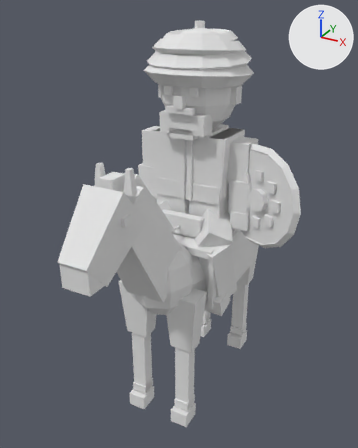
A saved change to the glTF model sample_project/assets/3d/units/ottomans/cavalry.glb.
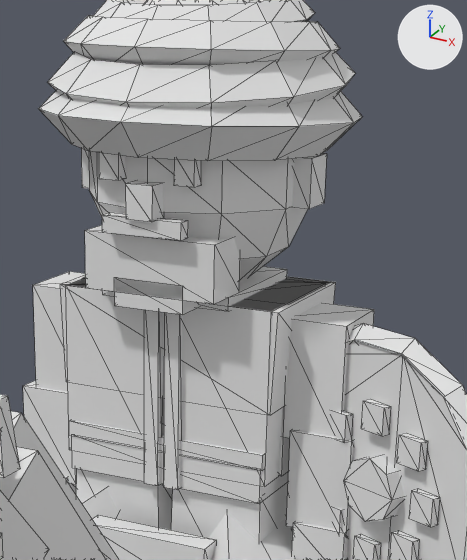
Each version is shown whole from a camera (50 mm lens) standing at (1.42, -2.84, 2.64) and looking at (0.0, -0.25, 1.34), then close up on the part from 36% to 81% of the width and 7% to 50% of the height. The lights are fixed; the arrows at upper right show +X, +Y and +Z. The last two pictures show the newer version. The close-ups show mesh edges as thin lines. Vertices at exactly the same position are counted once.

In view in the first close-up: 'Body'.
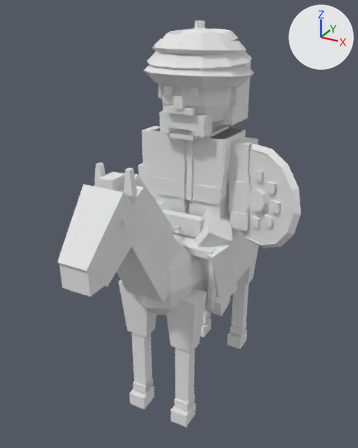
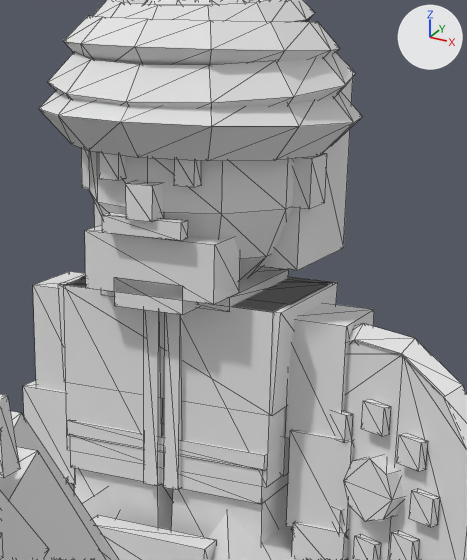
The edits, one by one:
me_body is used by ob_body; location (0.0, 0.0, 0.0).
me_body had 1189 vertices, 2018 faces and spanned x -0.43..0.77, y -1.29..0.92, z 0.0..2.56.
me_body now has 1228 vertices, 2088 faces and spans x -0.43..0.77, y -1.29..0.92, z 0.0..2.56.
me_body part 1: a new loose piece, a box spanning x -0.24..0.24, y -0.03..0.23, z 1.97..2.35, in mat_pe_unitpalette (white #e7e7e7).
Part 2, on me_body:
8 vertices are removed from x -0.23..0.23, y -0.16..0.16, z 1.49..1.57.
22 faces are deleted.
8 vertices are added at x -0.24..0.24, y -0.16..0.16, z 1.49..1.57.
22 new faces join them.
Other edits to the shape of me_body do not show in these pictures.

What differs and where, as boxes [x1, y1, x2, y2] in the close-ups (467 x 560 px; the box of a moved part takes in the faces that stretch with it):
part 1 of me_body, added: after [94, 69, 353, 270]
part 2 of me_body, moved or reshaped: before [69, 421, 289, 504]; after [67, 421, 288, 504]
